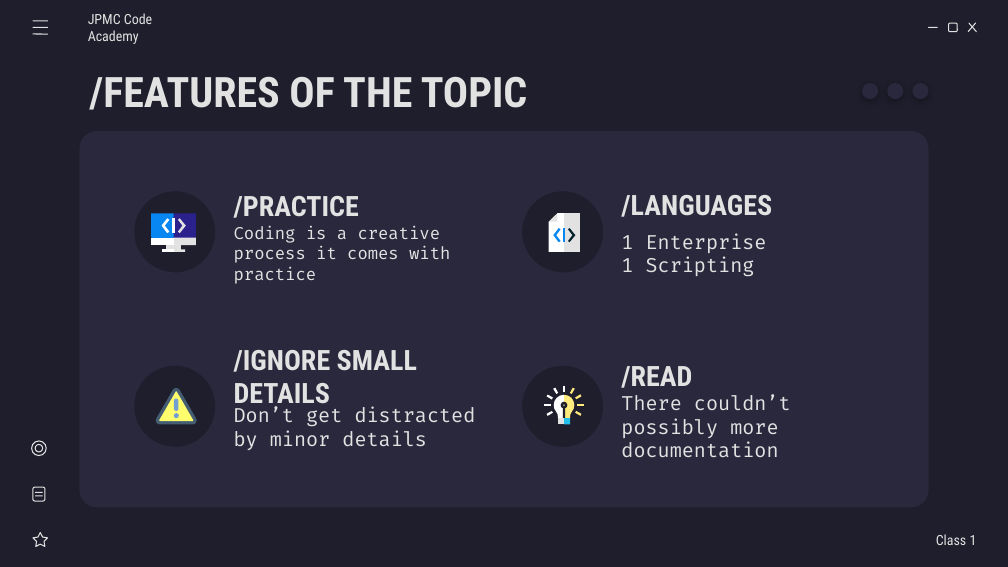
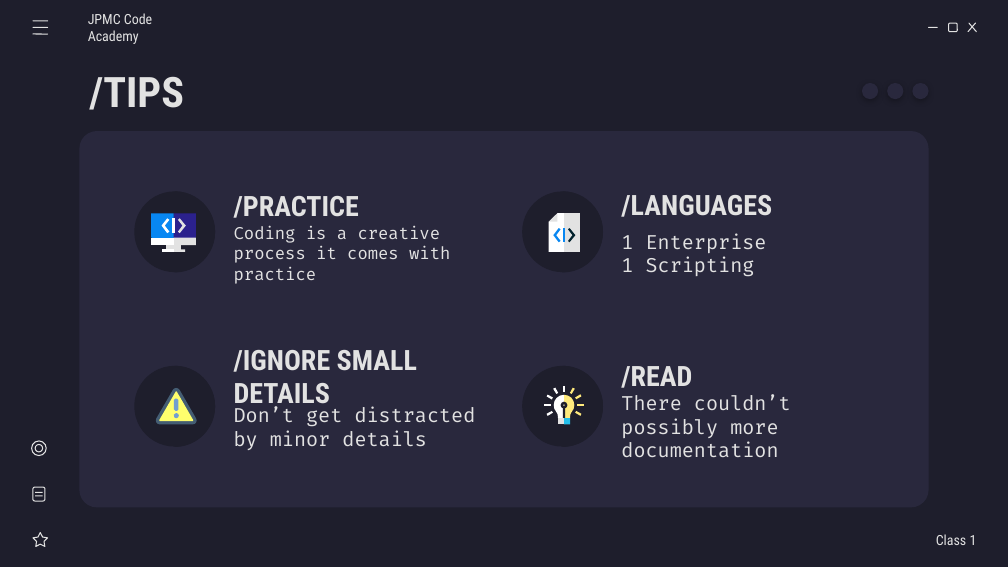
Before and after one commit to RasT110e5/code-academy-jpmc, a slide deck: slide 19 of classes/class-1/class1-slides.odp. Drawn at 1008x567 pixels with LibreOffice and Linux fonts; fonts in the diff are those of the drawing. Boxes give left, top, right and bottom in pixels: in the first picture for what was removed or moved away, otherwise in the second. Text is boxed around its words. In the diff, an @@ line names an element or a change of style, - is before the commit and + after.

```diff
--- a/classes/class-1/class1-slides.odp
+++ b/classes/class-1/class1-slides.odp
@@ title at bbox=[89, 76, 184, 110]: text changed @@
-/FEATURES OF THE TOPIC
+/TIPS
```
Also in this commit, not shown: 6 other slides changed, 3 other files.
